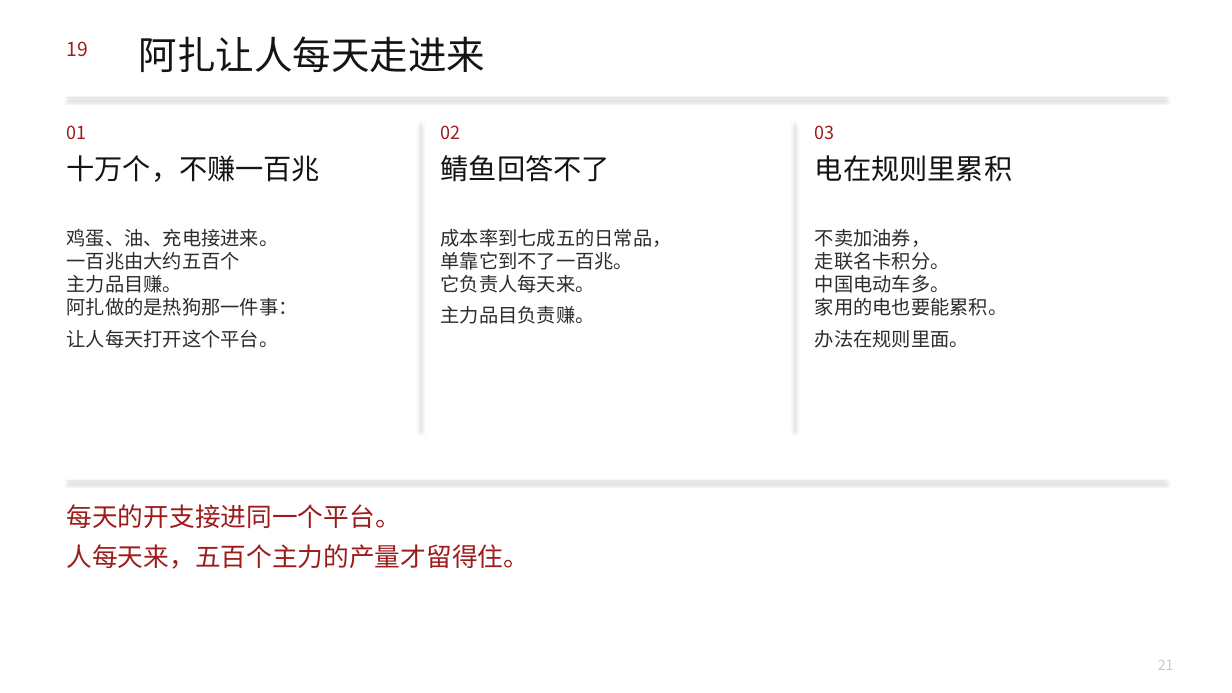
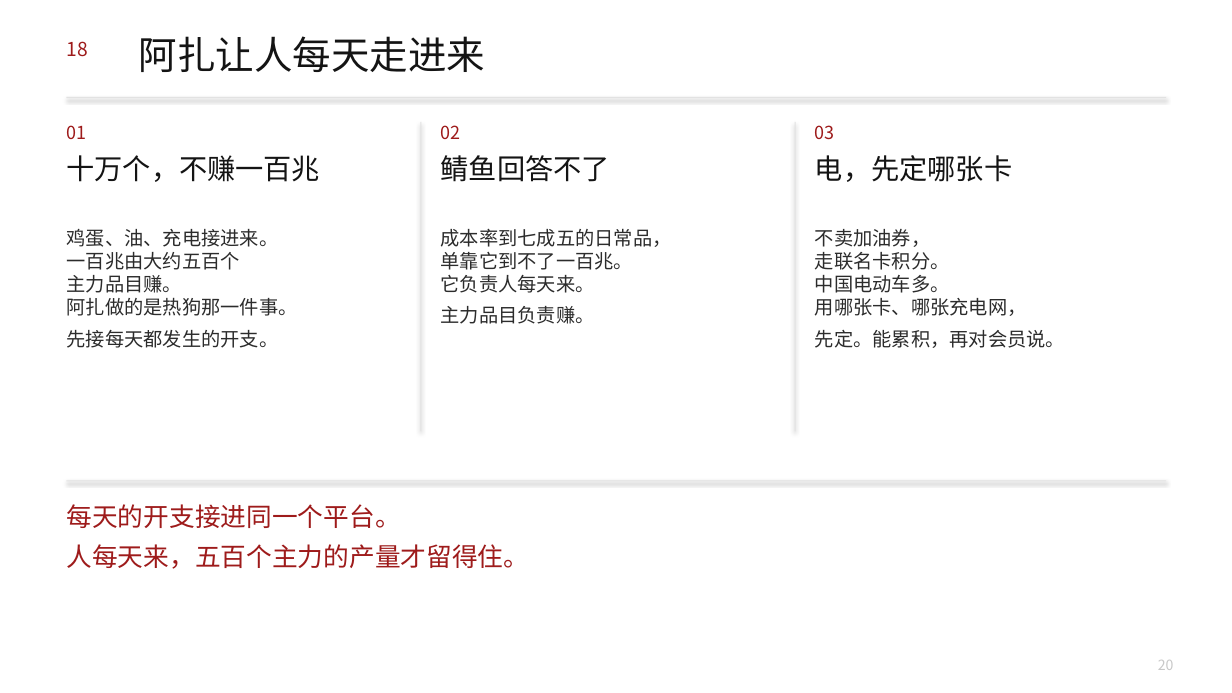
Before and after one commit to headshot9999/xiaoyi, a slide deck: slide 20 of 艾多美何以成为100兆韩元企业.pptx (slide 21 before the commit). Drawn at 1232x693 pixels with LibreOffice and Linux fonts; fonts in the diff are those of the drawing. Boxes give left, top, right and bottom in pixels: in the first picture for what was removed or moved away, otherwise in the second. Text is boxed around its words. In the diff, an @@ line names an element or a change of style, - is before the commit and + after.

```diff
--- a/艾多美何以成为100兆韩元企业.pptx
+++ b/艾多美何以成为100兆韩元企业.pptx
@@ text at bbox=[66, 41, 87, 57]: text changed @@
-19
+18
@@ text at bbox=[815, 155, 1012, 182]: text changed @@
-电在规则里累积
+电，先定哪张卡
@@ text at bbox=[67, 229, 298, 348]: text changed @@
-鸡蛋、油、充电接进来。
-一百兆由大约五百个
-主力品目赚。
-阿扎做的是热狗那一件事：
-让人每天打开这个平台。
+鸡蛋、油、充电接进来。
+一百兆由大约五百个
+主力品目赚。
+阿扎做的是热狗那一件事。
+先接每天都发生的开支。
@@ text at bbox=[815, 229, 1065, 348]: text changed @@
-不卖加油券，
-走联名卡积分。
-中国电动车多。
-家用的电也要能累积。
-办法在规则里面。
+不卖加油券，
+走联名卡积分。
+中国电动车多。
+用哪张卡、哪张充电网，
+先定。能累积，再对会员说。
@@ text at bbox=[1158, 660, 1174, 670]: text changed @@
-21
+20
```
Also in this commit, not shown: 7 other slides changed, 1 slide added, 1 slide removed, 3 other files.
